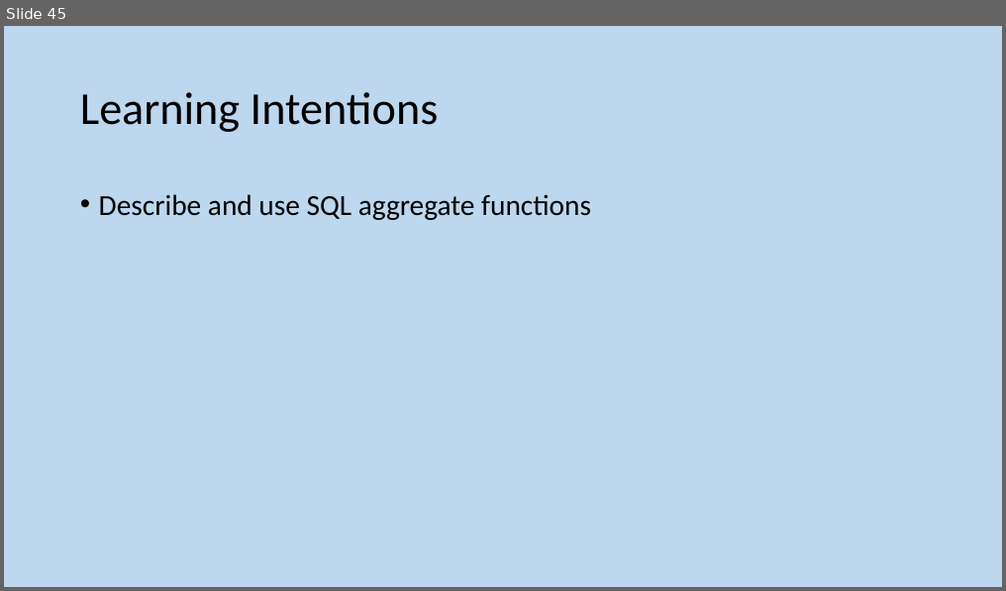
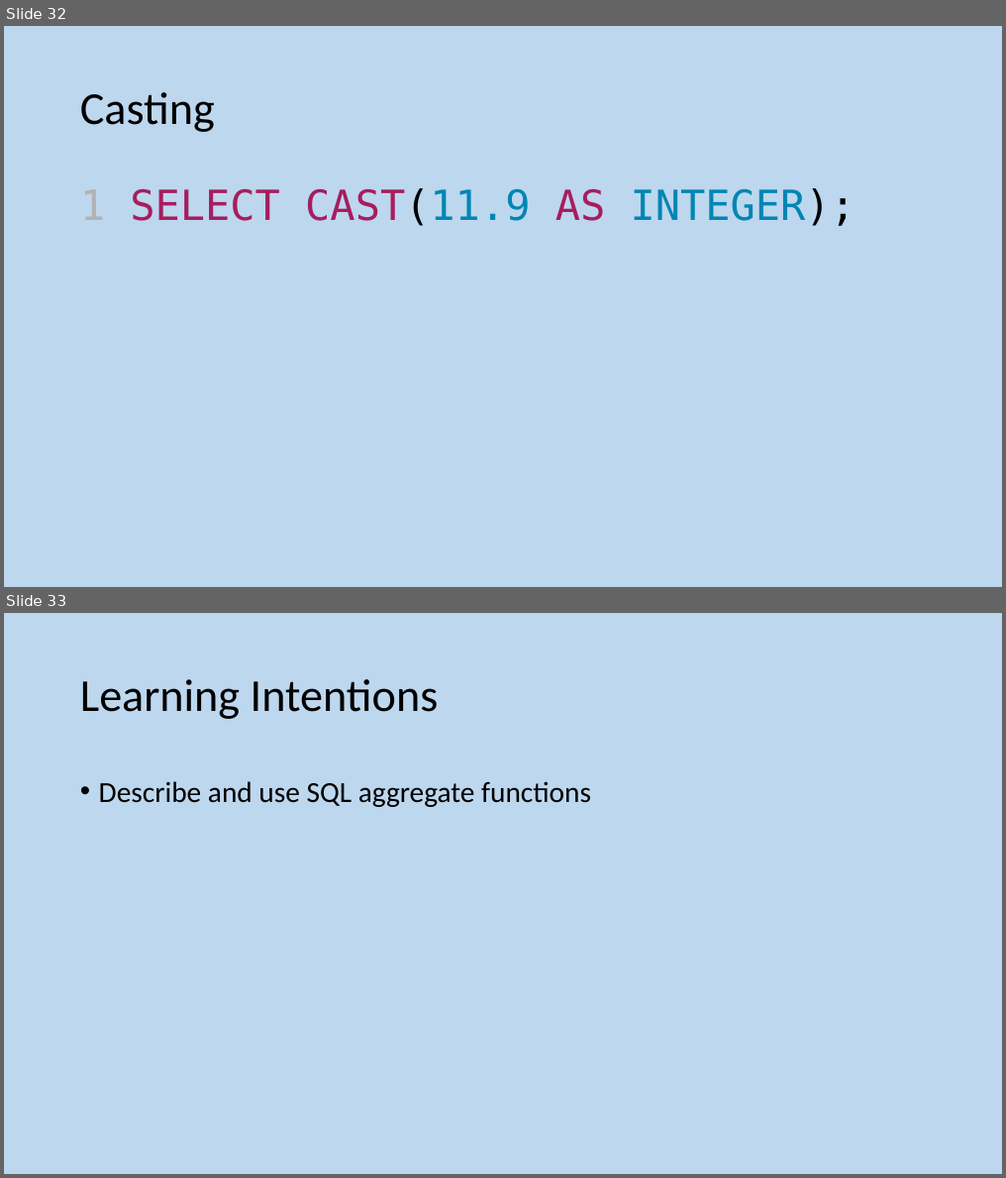
Before and after one commit to MrFriendCS/MrFriendCS.github.io, a slide deck: higher/ddd/H CS DDD Slides.pptx. Shown one above the other, each under a label of ours: slide 45 before the commit, slides 32 and 33 after it. The pictures are 1006x591 and 1006x1178 pixels, drawn with LibreOffice and Linux fonts; fonts in the diff are those of the drawing. Boxes give left, top, right and bottom in pixels: in the first picture for what was removed or moved away, otherwise in the second. Text is boxed around its words. In the diff, an @@ line names an element or a change of style, - is before the commit and + after.

```diff
--- a/higher/ddd/H CS DDD Slides.pptx
+++ b/higher/ddd/H CS DDD Slides.pptx
@@ slide 32 added at bbox=[4, 26, 1002, 587], background #BDD7EE @@
@@ title added at bbox=[80, 92, 215, 132], 44 pt, text #000000 @@
+Casting
@@ text added at bbox=[130, 188, 855, 226], 40 pt, text #A71D5D @@
+1 SELECT CAST(11.9 AS INTEGER);
@@ what was slide 45 is now slide 33 @@
```
Also in this commit, not shown: 1 slide changed, 1 other slide added, 1 slide removed, 14 other files.
